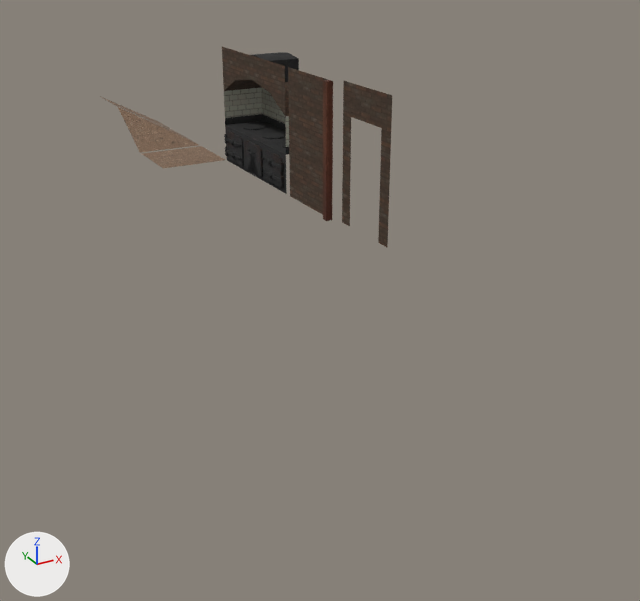
An edit to the FBX model Docs/FBX/AssetsCozinha.fbx, drawn before and after from the same camera.
Rendered twice from a 50 mm lens placed at (-11.7, -19.4, 7.4), pointed at (-1.8, -1.5, -1.6). Arrows for +X, +Y and +Z are at lower left; the lights stay in place. The first picture is the older version. Where no turn or scale is listed for an object, it has been applied to the vertices.

The scene before the commit, as lines of its bpy script (objects in view):
```python
me_fogao_001 = bpy.data.meshes.new('fogao.001')
me_fogao_001.from_pydata(...)  # 527 vertices, 439 faces; spans x -0.2..1.32, y 0.0..4.34, z 0.0..3.62
me_fogao_001.materials.append(mat_material_003)  # picture img_atlascozinha_png
me_paredecozinha_002 = bpy.data.meshes.new('paredeCozinha.002')
me_paredecozinha_002.from_pydata(...)  # 4 vertices, 1 face; spans x 0.0, y -2.17..0.0, z 0.0..3.62
me_paredecozinha_002.materials.append(mat_material_003)  # picture img_atlascozinha_png
me_pilarcozinha = bpy.data.meshes.new('pilarCozinha')
me_pilarcozinha.from_pydata(...)  # a box spanning x -0.18..0.0, y 0.0..0.18, z 0.0..3.62
me_pilarcozinha.materials.append(mat_material_001)  # picture img_atlascozinha_png_001
ob_fogao = bpy.data.objects.new('fogao', me_fogao_001)
ob_fogao.location = (-0.62, 2.69, -0.09)
ob_paredecozinha = bpy.data.objects.new('paredeCozinha', me_paredecozinha_002)
ob_paredecozinha.location = (-0.62, 2.47, -0.09)
ob_pilarcozinha = bpy.data.objects.new('pilarCozinha', me_pilarcozinha)
ob_pilarcozinha.location = (-0.62, 0.01, -0.09)
# also in view: 'paredeCozinhaPorta' at (-0.6, -1.6, 1.8); 'ChaoCozinha' at (-1.7, 8.2, -0.1); 'tetoLateralCozinha' at (-1.7, 10.5, 0.5)
```
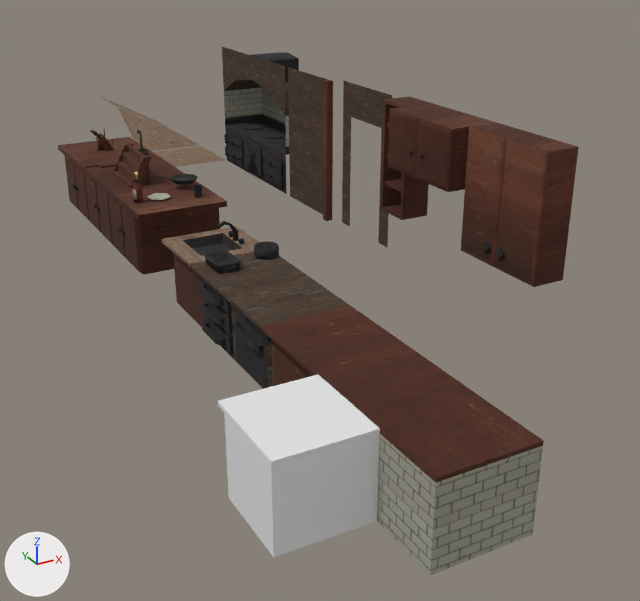
What changed in the scene script:
```text
Add ob_cozinhabancadapia:
    ob_cozinhabancadapia = bpy.data.objects.new('CozinhaBancadaPia', me_cube_021)  # 145 vertices, 142 faces; spans x -1.11..0.64, y -0.82..0.82, z -0.73..1.26; in mat_material_001 (picture img_atlascozinha_png_001)
    ob_cozinhabancadapia.location = (-4.91, -2.94, 0.18)
Add ob_cozinhabancadachao4_001:
    ob_cozinhabancadachao4_001 = bpy.data.objects.new('CozinhaBancadaChao4.001', me_cube_019)  # 98 vertices, 85 faces; spans x -0.82..0.82, y -0.64..1.11, z -0.73..0.8
    ob_cozinhabancadachao4_001.location = (-6.82, -10.15, 0.18)
Add ob_tabuadecorte:
    ob_tabuadecorte = bpy.data.objects.new('TabuaDeCorte', me_cube_006)  # 44 vertices, 32 faces; spans x -0.549..0.412, y -0.231..0.231, z -0.043..0.043; in mat_material_001 (picture img_atlascozinha_png_001)
    ob_tabuadecorte.location = (-5.46, 3.95, 1.1)
Add ob_cozinhabancadachao4:
    ob_cozinhabancadachao4 = bpy.data.objects.new('CozinhaBancadaChao4', me_cube_018)  # 98 vertices, 85 faces; spans x -1.11..0.64, y -0.82..0.82, z -0.73..0.8; in mat_material_001 (picture img_atlascozinha_png_001)
    ob_cozinhabancadachao4.location = (-4.91, -9.52, 0.18)
Add ob_estantedetemperos:
    ob_estantedetemperos = bpy.data.objects.new('EstanteDeTemperos', me_cube_005)  # 80 vertices, 64 faces; spans x -0.11..0.51, y -0.76..0.77, z -0.02..0.8; in mat_material_001 (picture img_atlascozinha_png_001)
    ob_estantedetemperos.location = (-5.43, 2.28, 1.02)
Add ob_cozinhabancadachao1:
    ob_cozinhabancadachao1 = bpy.data.objects.new('CozinhaBancadaChao1', me_cube_001)  # 126 vertices, 102 faces; spans x -1.11..0.64, y -0.82..0.82, z -0.73..0.8; in mat_material_001 (picture img_atlascozinha_png_001)
    ob_cozinhabancadachao1.location = (-4.91, -4.59, 0.18)
Add ob_copo:
    ob_copo = bpy.data.objects.new('Copo', me_cylinder_004)  # 98 vertices, 104 faces; spans x -0.126..0.126, y -0.126..0.126, z -0.019..0.244; in mat_material_001 (picture img_atlascozinha_png_001)
    ob_copo.location = (-4.33, 0.03, 1.12)
Add ob_formadebolo:
    ob_formadebolo = bpy.data.objects.new('FormaDeBolo', me_cylinder_001)  # 74 vertices, 84 faces; spans x -0.253..0.253, y -0.253..0.253, z -0.112..0.112; in mat_material_001 (picture img_atlascozinha_png_001)
    ob_formadebolo.location = (-4.49, -4.1, 1.08)
Add ob_bancada_superior:
    ob_bancada_superior = bpy.data.objects.new('Bancada superior', me_cube_015)  # 40 vertices, 34 faces; spans x -0.85..0.33, y -2.18..0.0, z -1.1..0.16; in mat_material_001 (picture img_atlascozinha_png_001)
    ob_bancada_superior.location = (-0.61, -3.74, 3.44)
Add ob_chaocozinha_001:
    ob_chaocozinha_001 = bpy.data.objects.new('ChaoCozinha.001', me_chaocozinha_003)  # 38 vertices, 44 faces; spans x -0.558..0.558, y -0.317..0.317, z -0.121..0.121; in mat_material_003 (picture img_atlascozinha_png)
    ob_chaocozinha_001.location = (-4.58, 0.91, 1.37)
Add ob_cozinhabancadachaoquina:
    ob_cozinhabancadachaoquina = bpy.data.objects.new('CozinhaBancadaChaoQuina', me_cube_020)  # 17 vertices, 15 faces; spans x -0.84..0.89, y -0.61..1.16, z -0.73..0.8; in mat_material_001 (picture img_atlascozinha_png_001)
    ob_cozinhabancadachaoquina.location = (-5.16, -11.48, 0.18)
Add ob_ilhacozinha:
    ob_ilhacozinha = bpy.data.objects.new('IlhaCozinha', me_cube)  # 158 vertices, 150 faces; spans x -1.09..1.09, y -3.73..3.73, z -0.82..0.82; in mat_material_001 (picture img_atlascozinha_png_001)
    ob_ilhacozinha.location = (-4.96, 3.09, 0.27)
Add ob_cozinhabancadachao3:
    ob_cozinhabancadachao3 = bpy.data.objects.new('CozinhaBancadaChao3', me_cube_016)  # 14 vertices, 13 faces; spans x -1.11..0.64, y -0.82..0.82, z -0.73..0.8; in mat_material_001 (picture img_atlascozinha_png_001)
    ob_cozinhabancadachao3.location = (-4.91, -7.88, 0.18)
Add ob_concha:
    ob_concha = bpy.data.objects.new('Concha', me_cube_014)  # 54 vertices, 58 faces; spans x -0.152..0.152, y -0.22..0.266, z -0.346..0.308; in mat_material_001 (picture img_atlascozinha_png_001)
    ob_concha.location = (-4.21, 4.51, 1.46)
Add ob_assadeira:
    ob_assadeira = bpy.data.objects.new('Assadeira', me_cube_003)  # 132 vertices, 110 faces; spans x -0.255..0.255, y -0.449..0.45, z 0.002..0.178; in mat_material_001 (picture img_atlascozinha_png_001)
    ob_assadeira.location = (-5.5, -4.23, 0.98)
Add ob_estande2:
    ob_estande2 = bpy.data.objects.new('Estande2', me_cube_022)  # 88 vertices, 73 faces; spans x -0.49..0.34, y -2.35..-0.13, z -0.88..1.65; in mat_material_001 (picture img_atlascozinha_png_001), mat_vidro (white #e7e7e7)
    ob_estande2.location = (-0.62, -5.78, 1.94)
Add ob_gaffaradevinho:
    ob_gaffaradevinho = bpy.data.objects.new('GaffaraDeVinho', me_cylinder_005)  # 130 vertices, 138 faces; spans x -0.118..0.109, y -0.109..0.109, z -0.004..0.732; in mat_material_001 (picture img_atlascozinha_png_001)
    ob_gaffaradevinho.location = (-5.72, 0.3, 1.1)
Add ob_cozinhabancadachao2:
    ob_cozinhabancadachao2 = bpy.data.objects.new('CozinhaBancadaChao2', me_cube_002)  # 59 vertices, 53 faces; spans x -1.11..0.64, y -0.82..0.82, z -0.73..0.8; in mat_material_001 (picture img_atlascozinha_png_001)
    ob_cozinhabancadachao2.location = (-4.91, -6.24, 0.18)
Add ob_portafacas:
    ob_portafacas = bpy.data.objects.new('PortaFacas', me_cube_008)  # 236 vertices, 197 faces; spans x -0.309..0.263, y -0.183..0.183, z -0.007..0.604; in mat_material_001 (picture img_atlascozinha_png_001)
    ob_portafacas.location = (-4.99, 5.64, 1.08)
Add ob_pilhadepratos:
    ob_pilhadepratos = bpy.data.objects.new('PilhaDePratos', me_cylinder_002)  # 38 vertices, 42 faces; spans x -0.257..0.257, y -0.297..0.297, z -0.012..0.025; in mat_material_001 (picture img_atlascozinha_png_001)
    ob_pilhadepratos.location = (-5.19, 0.36, 1.12)
Add ob_estande:
    ob_estande = bpy.data.objects.new('Estande', me_cube_013)  # 40 vertices, 23 faces; spans x -0.34..0.34, y -1.09..-0.2, z -0.88..1.65; in mat_material_001 (picture img_atlascozinha_png_001)
    ob_estande.location = (-0.62, -2.64, 1.94)
```

Where the change shows, as pixel boxes (x1, y1, x2, y2) in the pictures (640 x 601 px):
'CozinhaBancadaChaoQuina', added: after (363, 384, 544, 575)
'CozinhaBancadaChao4.001', added: after (218, 375, 380, 557)
'Estande2', added (brown): after (461, 123, 579, 287)
'IlhaCozinha', added (brown): after (58, 137, 227, 274)
'Bancada superior', added (brown): after (388, 104, 497, 192)
'CozinhaBancadaChao4', added (brown): after (306, 341, 462, 413)
'CozinhaBancadaChao2', added: after (223, 275, 349, 389)
'CozinhaBancadaChao3', added (brown): after (261, 305, 401, 386)
'CozinhaBancadaChao1', added: after (190, 252, 306, 362)
'CozinhaBancadaPia', added: after (162, 221, 259, 327)
'Estande', added (brown): after (381, 96, 433, 220)
'EstanteDeTemperos', added (brown): after (112, 144, 152, 188)
'Assadeira', added: after (204, 251, 241, 274)
'FormaDeBolo', added: after (254, 241, 279, 260)
'ChaoCozinha.001', added: after (152, 174, 198, 185)
'GaffaraDeVinho', added: after (132, 171, 143, 203)
'PortaFacas', added: after (90, 130, 114, 151)
'TabuaDeCorte', added: after (85, 160, 118, 168)
'PilhaDePratos', added: after (147, 193, 171, 200)
'Copo', added: after (193, 185, 202, 198)
'Concha', added: after (137, 130, 148, 155)
